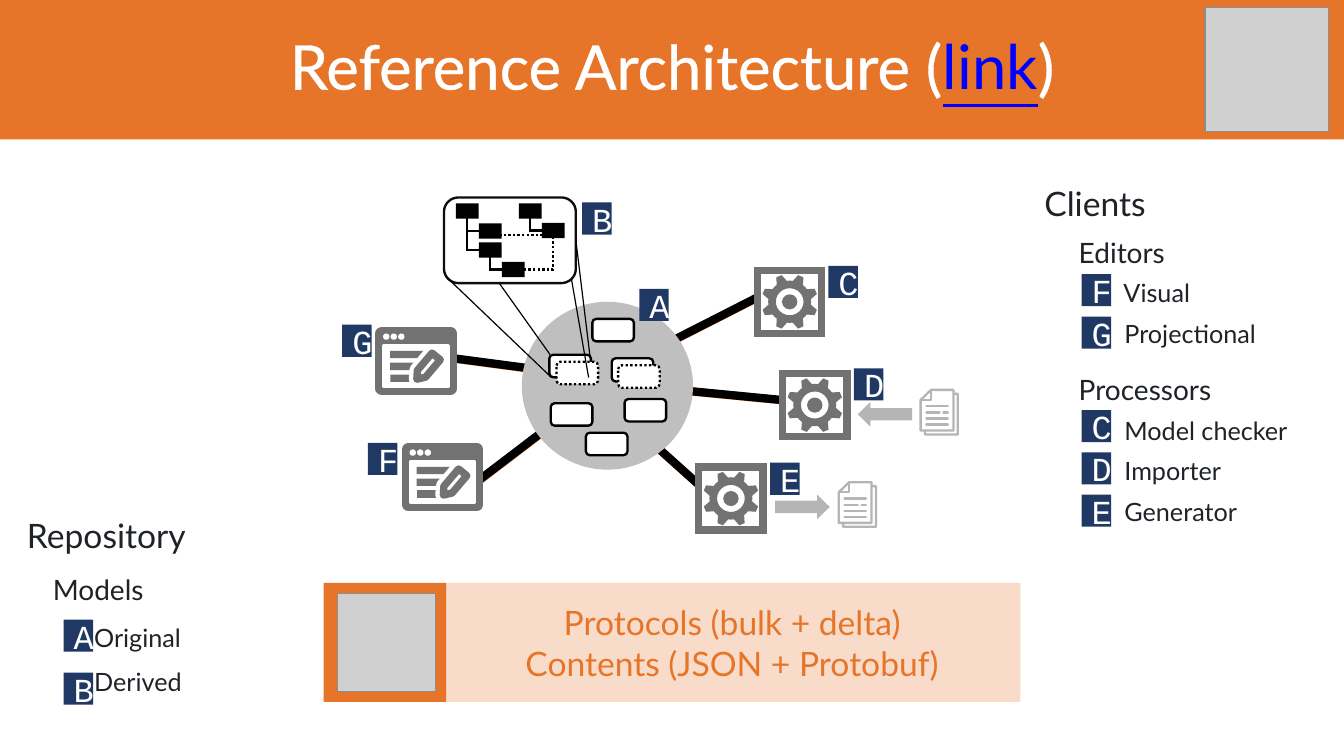
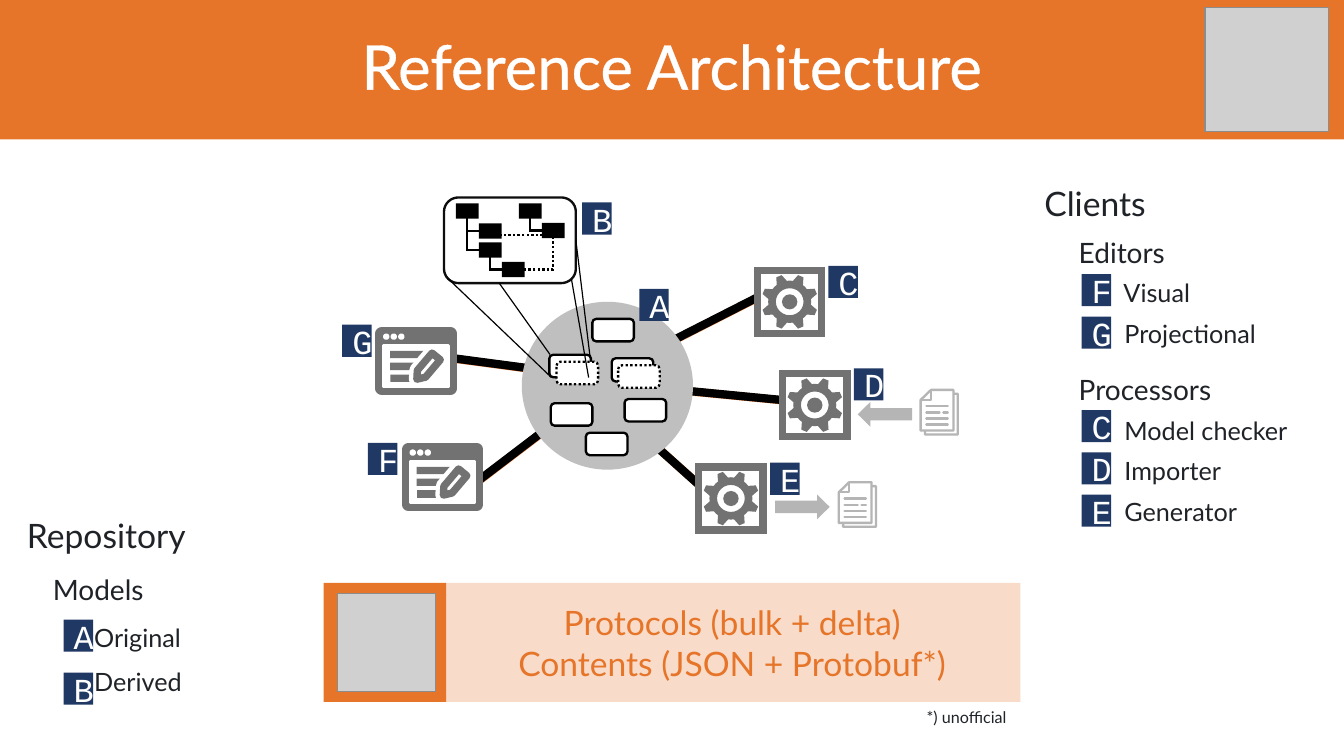
Before and after one commit to LionWeb-io/specification, a slide deck: slide 4 of conference-talks/LangDev/2026/LangDev 2026 Talk.pptx. Drawn at 1344x756 pixels with LibreOffice and Linux fonts; fonts in the diff are those of the drawing; grey boxes stand for pictures; background and template pictures are left out. Boxes give left, top, right and bottom in pixels: in the first picture for what was removed or moved away, otherwise in the second. Text is boxed around its words. In the diff, an @@ line names an element or a change of style, - is before the commit and + after.

```diff
--- a/conference-talks/LangDev/2026/LangDev 2026 Talk.pptx
+++ b/conference-talks/LangDev/2026/LangDev 2026 Talk.pptx
@@ title at (362,44,982,91): text changed @@
-Reference Architecture (link)
+Reference Architecture
@@ text "Protocols (bulk + delta)": place and size @@
-text "Protocols (bulk + delta)" at (525,609,939,681)
+text "Protocols (bulk + delta)" at (518,609,946,681)
@@ text at (518,650,946,681): text changed @@
-Contents (JSON + Protobuf)
+Contents (JSON + Protobuf*)
@@ text added at (942,711,1007,723), 11.5 pt, text #1F2328 @@
+*) unofficial
```
Also in this commit, not shown: 5 other slides changed, 1 slide added, 1 other file.
